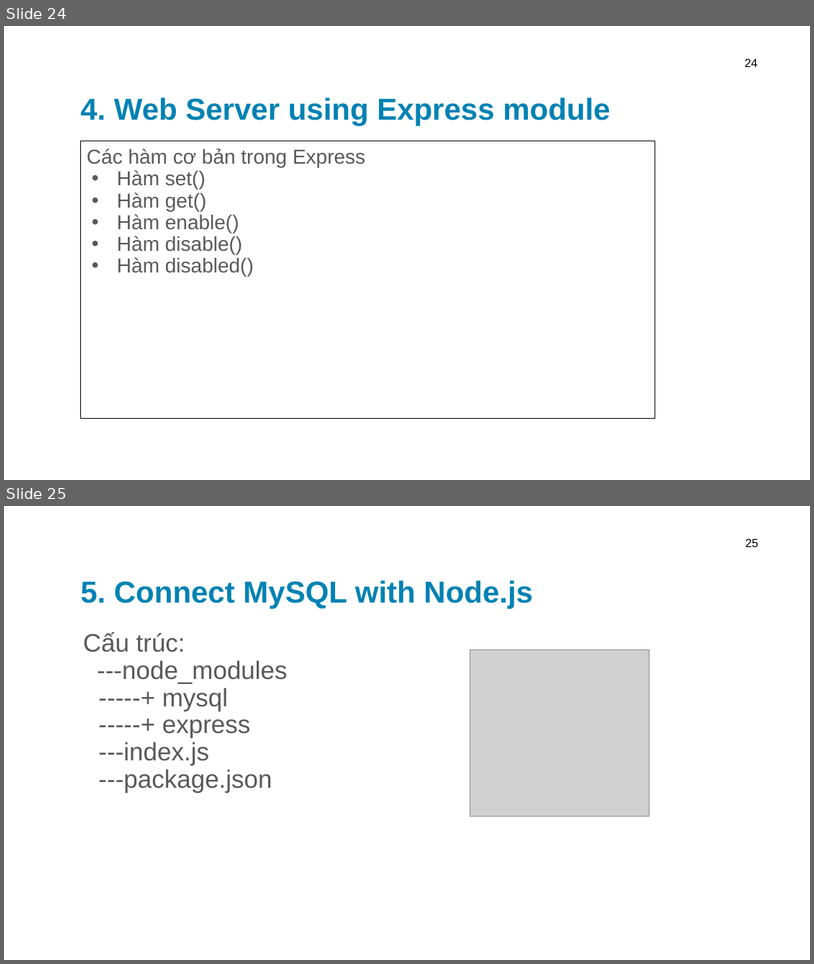
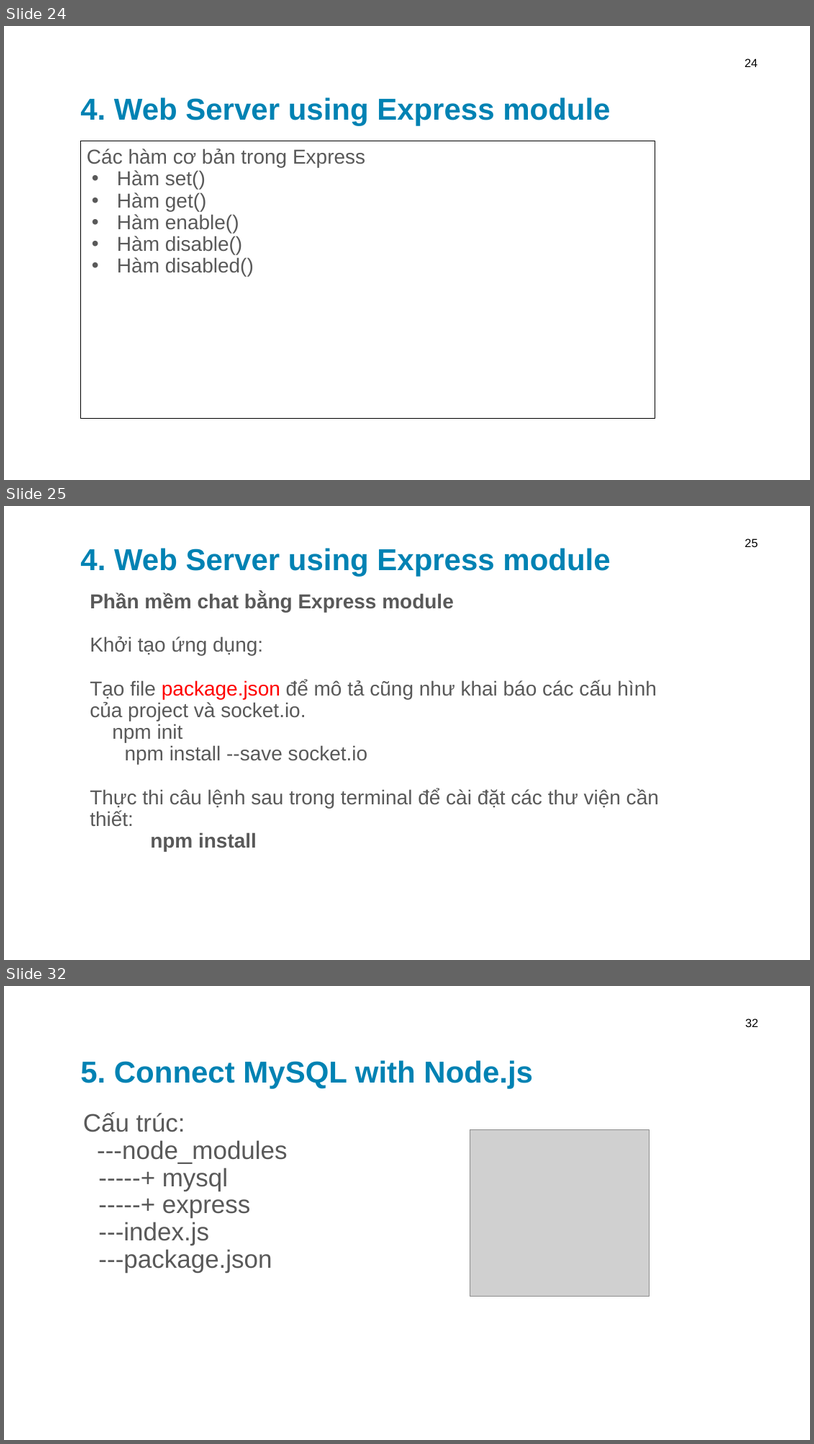
Before and after one commit to leqnam/Simple-Blog-NodeJs-MySQL-Heroku, a slide deck: powerpoint/ppt.pptx. Shown one above the other, each under a label of ours: slides 24 and 25 before the commit, slides 24, 25 and 32 after it; the slides between them are not shown. The pictures are 814x964 and 814x1444 pixels, drawn with LibreOffice and Linux fonts; fonts in the diff are those of the drawing; grey boxes stand for pictures; background and template pictures are left out. Boxes give left, top, right and bottom in pixels: in the first picture for what was removed or moved away, otherwise in the second. Text is boxed around its words. In the diff, an @@ line names an element or a change of style, - is before the commit and + after.

Commit message:
add chat and update slide

```diff
--- a/powerpoint/ppt.pptx
+++ b/powerpoint/ppt.pptx
@@ slide 25 added at [4,506,810,960], background picture (left out) @@
@@ title added at [80,548,610,577], 36 pt, text #0082B3, bold @@
+4. Web Server using Express module
@@ page number added at [745,538,758,547], 14 pt, text #000000 @@
+25
@@ text added at [90,592,659,851], 24 pt, text #595959 @@
+Phần mềm chat bằng Express module
+Khởi tạo ứng dụng:
+Tạo file package.json để mô tả cũng như khai báo các cấu hình của project và socket.io.
+npm init
+    npm install --save socket.io
+Thực thi câu lệnh sau trong terminal để cài đặt các thư viện cần thiết:
+npm install
@@ what was slide 25 is now slide 32 @@
@@ page number at [746,1018,759,1027]: text changed @@
-25
+32
```
Also in this commit, not shown: 6 other slides added, 9 other files.
